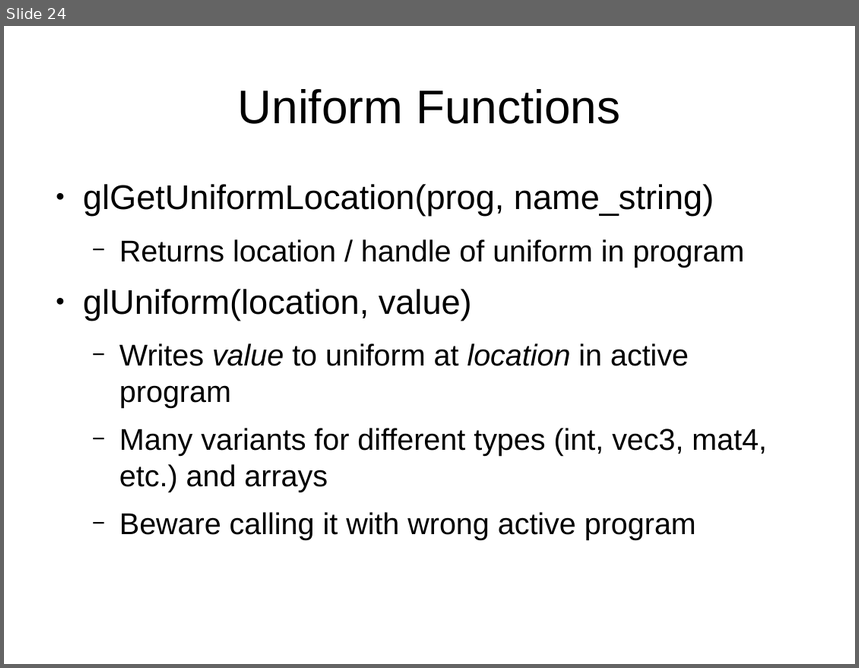
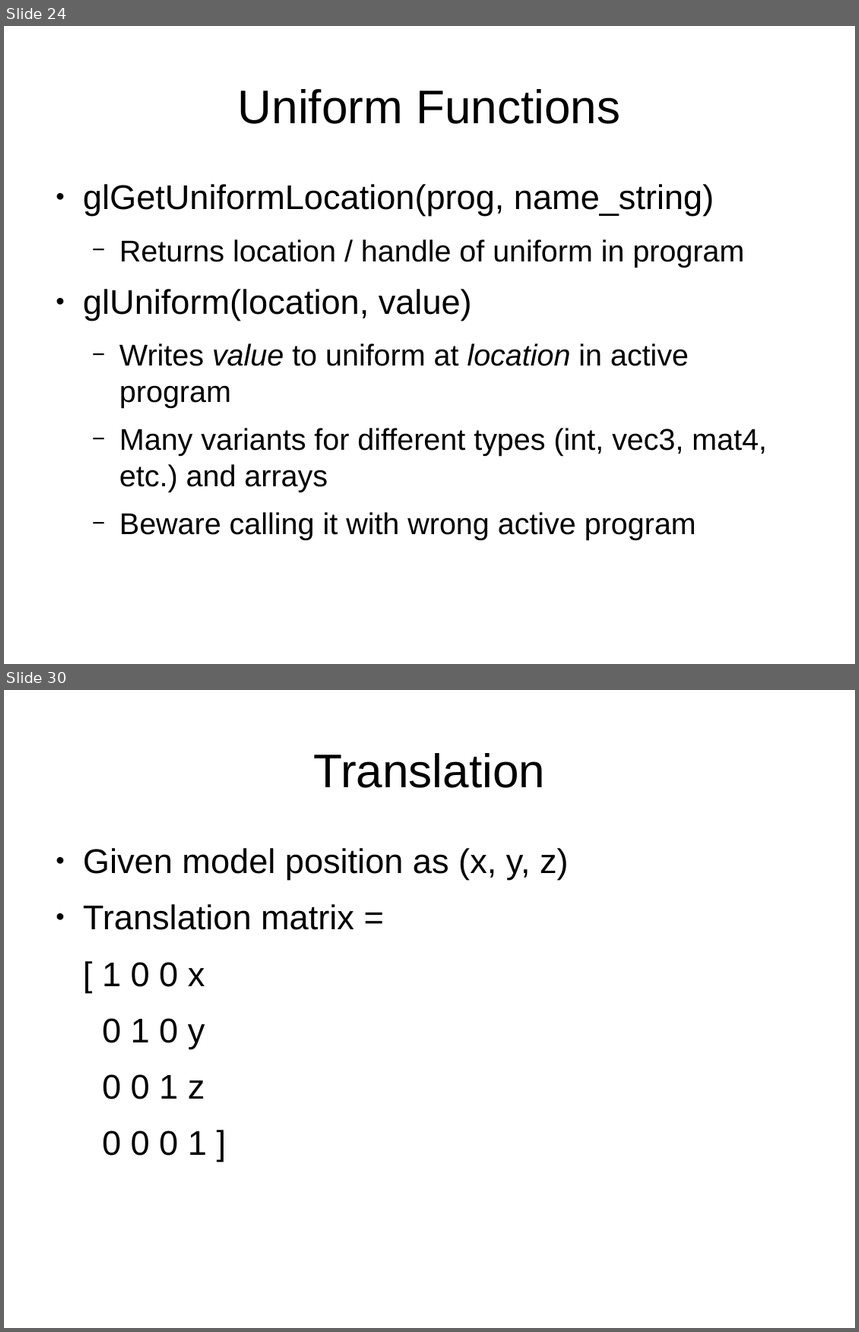
Before and after one commit to jayschwa/3d-opengl-presentation, a slide deck: Slides.odp. Shown one above the other, each under a label of ours: slide 24 before the commit, slides 24 and 30 after it; the slides between them are not shown. The pictures are 859x668 and 859x1332 pixels, drawn with LibreOffice and Linux fonts; fonts in the diff are those of the drawing. Boxes give left, top, right and bottom in pixels: in the first picture for what was removed or moved away, otherwise in the second. Text is boxed around its words. In the diff, an @@ line names an element or a change of style, - is before the commit and + after.

```diff
--- a/Slides.odp
+++ b/Slides.odp
@@ slide 30 added at [4,690,855,1328], background #FFFFFF @@
@@ title added at [313,753,545,788], 44 pt, text #000000 @@
+Translation
@@ text added at [83,848,569,1156], 32 pt, text #000000 @@
+● Given model position as (x, y, z)
+● Translation matrix =
+[ 1 0 0 x
+0 1 0 y
+0 0 1 z
+0 0 0 1 ]
```
Also in this commit, not shown: 1 slide changed, 7 other slides added.
